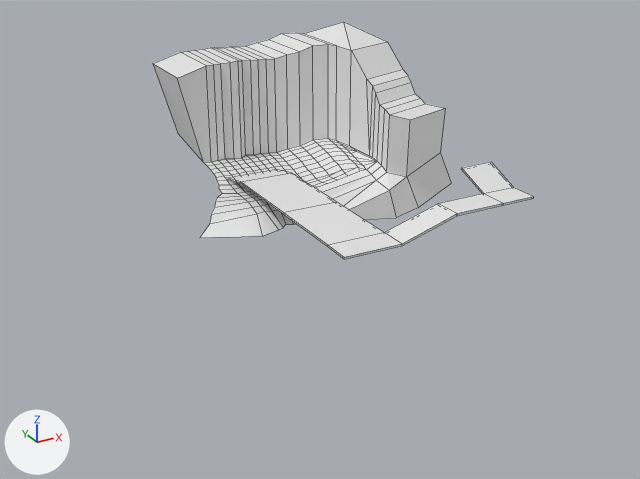
One commit to the Blender file Assets/Levels/BeachLevel.blend: the scene before it, then after it.
One viewpoint serves both versions: a 50 mm lens placed at (-77.2, -172.5, 67.9), pointed at (3.5, -25.7, -5.4). Every picture has the same lights, and +X, +Y and +Z are marked at lower left. Mesh edges are drawn as thin lines.

Before the edit, the objects in view are built like this:
```python
me_grid = bpy.data.meshes.new('Grid')
me_grid.from_pydata(...)  # 320 vertices, 293 faces; spans x -27.9..20.7, y -25.9..12.4, z -28.4..15.5
ob_grid = bpy.data.objects.new('Grid', me_grid)
ob_grid.location = (0.0, 0.0, 0.0)
ob_grid.scale = (2.0, 2.0, 2.0)
```
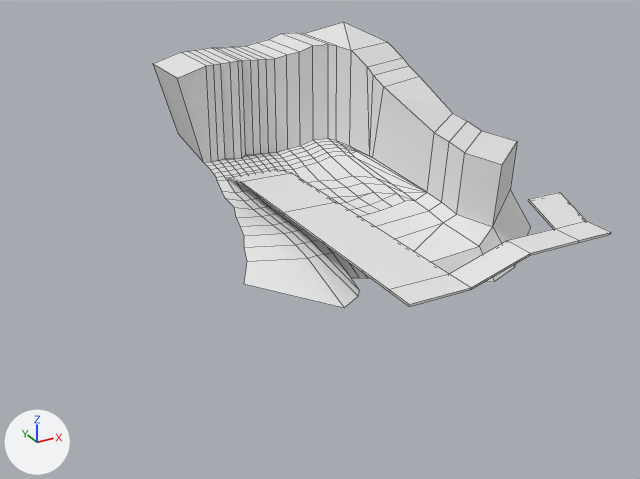
The change, as JSON lines over the scene's bpy script:
```json
{"block": "me_grid", "where": "# used by ob_grid; location = (0.0, 0.0, 0.0); scale = (2.0, 2.0, 2.0)"}
{"op": "remove", "block": "me_grid", "code": "me_grid.from_pydata(...)  # 320 vertices, 293 faces; spans x -27.9..20.7, y -25.9..12.4, z -28.4..15.5"}
{"op": "add", "block": "me_grid", "code": "me_grid.from_pydata(...)  # 320 vertices, 293 faces; spans x -27.9..20.7, y -35.9..12.4, z -28.4..15.5"}
{"block": "me_grid", "change": "me_grid part 1: 145 of 320 vertices moved; they spanned x -9.4..20.7, y -11.7..-0.9, z -2.7..11.0 and now span x -9.4..20.7, y -28.4..-1.6, z -3.2..12.4; mean shift (0.0, -7.2, -0.4); largest move (11.8, -11.7, -2.7) -> (11.8, -28.4, -3.2)"}
{"block": "me_grid", "change": "me_grid part 2: all 24 vertices in x -3.0..18.1, y -25.9..-19.2, z 1.4..4.9 are moved by (0.0, -10.0, 0.0)"}
```

Where the change shows, as pixel boxes [x1, y1, x2, y2] in the pictures (640 x 479 px; the box of a moved part takes in the faces that stretch with it):
```json
{"object": "Grid", "change": "reshaped", "before": [153, 22, 534, 259], "after": [153, 22, 611, 308]}
{"part": 1, "of": "me_grid", "change": "moved or reshaped", "before": [200, 42, 451, 238], "after": [217, 42, 531, 308]}
{"part": 2, "of": "me_grid", "change": "moved or reshaped", "before": [283, 162, 534, 259], "after": [283, 192, 611, 307]}
```
